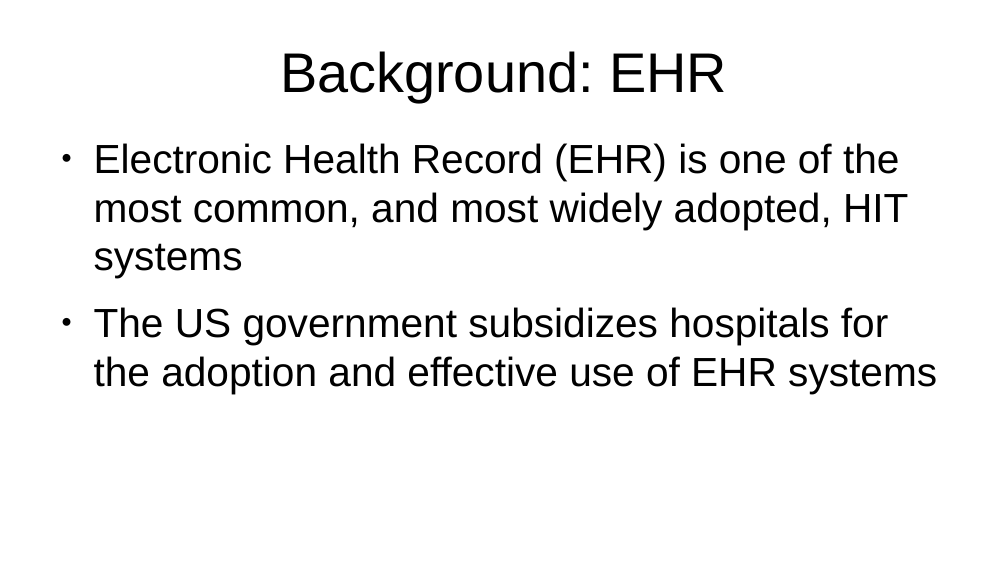
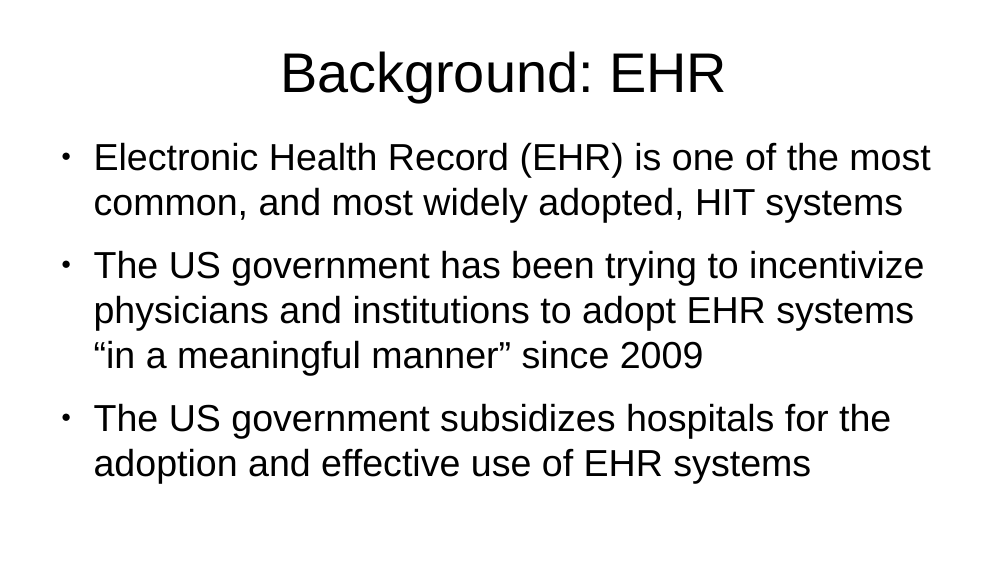
Before and after one commit to vicky-playground/EHR-GDP, a slide deck: slide 4 of does_gdp_impact_health_information_technology_investment.odp. Drawn at 1008x567 pixels with LibreOffice and Linux fonts; fonts in the diff are those of the drawing. Boxes give left, top, right and bottom in pixels: in the first picture for what was removed or moved away, otherwise in the second. Text is boxed around its words. In the diff, an @@ line names an element or a change of style, - is before the commit and + after.

```diff
--- a/does_gdp_impact_health_information_technology_investment.odp
+++ b/does_gdp_impact_health_information_technology_investment.odp
@@ text at (94, 142, 930, 484): size 32 to 29.6 pt in "Electronic Health Record (EHR) is one of ...", "The US government subsidizes hospitals for the ..." @@
@@ text at (94, 250, 924, 376): paragraph added @@
+● The US government has been trying to incentivize physicians and institutions to adopt EHR systems “in a meaningful manner” since 2009
```
Also in this commit, not shown: 2 other slides changed, 5 slides added, 1 slide removed, 3 other files.
